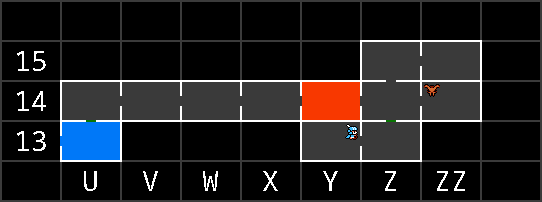
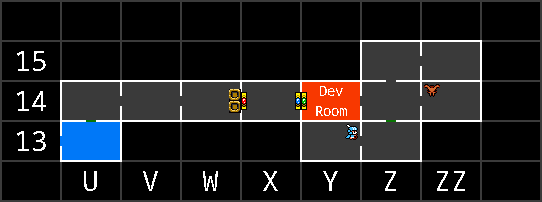
Layered file, before and after one edit (542 × 202). Changes by layer:
added layer "Labels" above "Icons" over [316,86,347,116]
painted on "Icons" over [229,89,307,113]